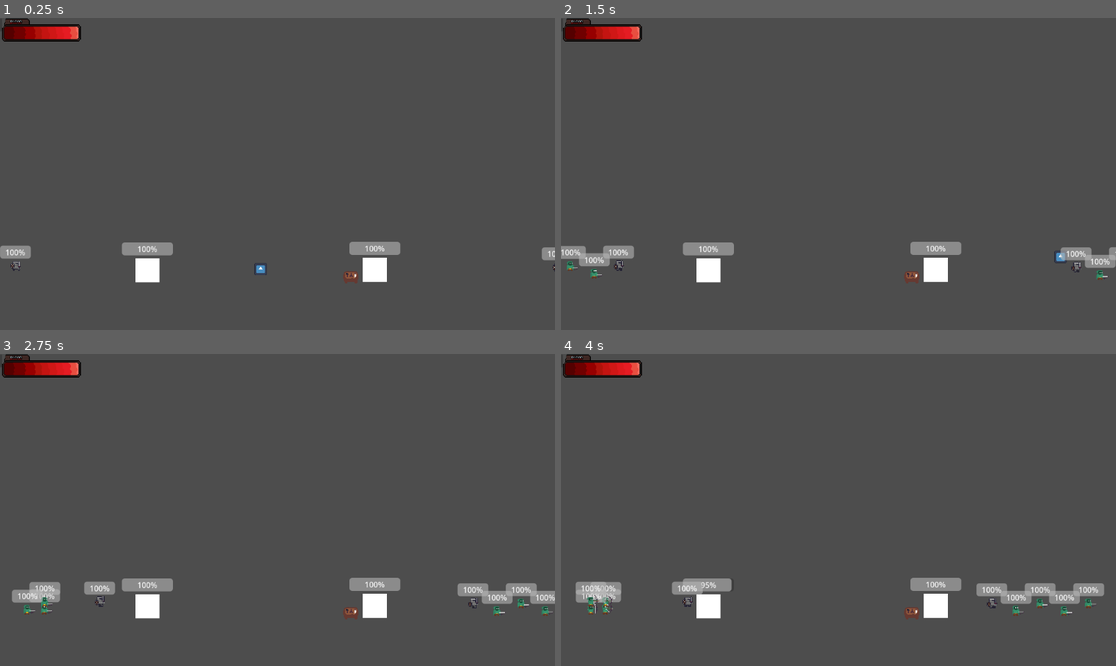
Above: before the commit, frames 1-4 (two rows, left to right).
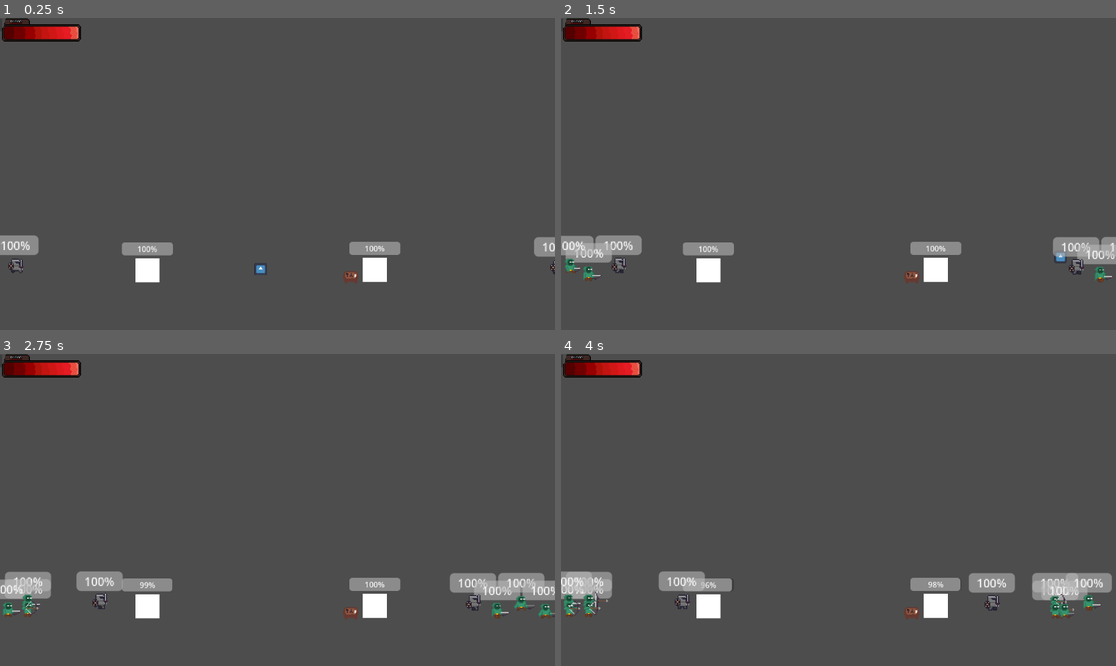
Above: after the commit, the same moments.

Repository: LeonardoSeijiNakayama/DACC_Station2-G1
Game: Godot game, scene res://UI/UI_TestScene.tscn
Two runs of this game, one before a commit and one after it. Both use one fixed random seed, a clock stepped at 60 frames per second and the inputs below. This scene is started directly instead of the project's main scene. The engine's default icon, where the game draws it, is replaced by a stand-in: a white triangle on a blue panel in a dark square.
Inputs:
- Up to frame 1 (0.25 s): no input
- Up to frame 2 (1.5 s): tap Enter (ui_accept) at 0.5 s; hold Shift (Dash) 0.53-1.28 s; hold D (Direita) from 0.53 s (still down); tap Space (Pulo) at 0.77 s; tap Shift (Dash) at 1.35 s
- Up to frame 3 (2.75 s): tap Space (Pulo) at 1.52 s; release D (Direita) at 2.03 s; hold A (Esquerda) from 2.03 s (still down); hold Shift (Dash) from 2.03 s (still down)
- Up to frame 4 (4 s): release A (Esquerda) at 2.78 s; release Shift (Dash) at 2.78 s; hold D (Direita) from 2.78 s (still down); tap Shift (Dash) at 2.85 s; tap Space (Pulo) at 3.02, 3.77 s; hold Shift (Dash) from 3.53 s (still down)

The runs differ from the first frame. In frame 1, 0.7% of the frame differs, in the area x 0-100%, y 69-83%; in frame 2, 2.1%; in frame 3, 3.3%; in frame 4, 3.8%, in the area x 0-100%, y 69-85%.

Commit message:
Adicionei configuração do z-index ao spawnar inimigos

Diff:
--- a/enemies/MeleeEnemy.tscn
+++ b/enemies/MeleeEnemy.tscn
@@ -117,6 +117,7 @@
 }]
 
 [node name="CharacterBody2D" type="CharacterBody2D" unique_id=1836912193]
+scale = Vector2(1.5, 1.5)
 collision_layer = 32
 
 [node name="Movement" type="Node" parent="." unique_id=21347586]
--- a/enemies/RangedEnemy.tscn
+++ b/enemies/RangedEnemy.tscn
@@ -10,56 +10,72 @@
 size = Vector2(16, 16)
 
 [sub_resource type="RectangleShape2D" id="RectangleShape2D_u1jnr"]
-size = Vector2(300, 16)
+size = Vector2(200, 16)
 
 [sub_resource type="RectangleShape2D" id="RectangleShape2D_luknf"]
-size = Vector2(180, 16)
+size = Vector2(140, 16)
 
 [sub_resource type="RectangleShape2D" id="RectangleShape2D_iq416"]
 
 [sub_resource type="AtlasTexture" id="AtlasTexture_bt172"]
 atlas = ExtResource("4_4flq2")
-region = Rect2(0, 0, 24, 24)
+region = Rect2(0, 0, 32, 32)
 
 [sub_resource type="AtlasTexture" id="AtlasTexture_gwl4f"]
 atlas = ExtResource("4_4flq2")
-region = Rect2(24, 0, 24, 24)
+region = Rect2(32, 0, 32, 32)
 
 [sub_resource type="AtlasTexture" id="AtlasTexture_sktjo"]
 atlas = ExtResource("4_4flq2")
-region = Rect2(48, 0, 24, 24)
+region = Rect2(64, 0, 32, 32)
 
 [sub_resource type="AtlasTexture" id="AtlasTexture_u1jnr"]
 atlas = ExtResource("4_4flq2")
-region = Rect2(72, 0, 24, 24)
+region = Rect2(96, 0, 32, 32)
 
 [sub_resource type="AtlasTexture" id="AtlasTexture_luknf"]
 atlas = ExtResource("4_4flq2")
-region = Rect2(96, 0, 24, 24)
+region = Rect2(128, 0, 32, 32)
 
 [sub_resource type="AtlasTexture" id="AtlasTexture_iq416"]
 atlas = ExtResource("4_4flq2")
-region = Rect2(120, 0, 24, 24)
+region = Rect2(160, 0, 32, 32)
 
 [sub_resource type="AtlasTexture" id="AtlasTexture_dowsg"]
 atlas = ExtResource("4_4flq2")
-region = Rect2(144, 0, 24, 24)
+region = Rect2(192, 0, 32, 32)
 
 [sub_resource type="AtlasTexture" id="AtlasTexture_dppev"]
 atlas = ExtResource("4_4flq2")
-region = Rect2(168, 0, 24, 24)
+region = Rect2(224, 0, 32, 32)
 
 [sub_resource type="AtlasTexture" id="AtlasTexture_1ysv7"]
 atlas = ExtResource("4_4flq2")
-region = Rect2(0, 24, 24, 24)
+region = Rect2(0, 64, 32, 32)
 
 [sub_resource type="AtlasTexture" id="AtlasTexture_vj27w"]
 atlas = ExtResource("4_4flq2")
-region = Rect2(24, 24, 24, 24)
+region = Rect2(32, 64, 32, 32)
 
 [sub_resource type="AtlasTexture" id="AtlasTexture_0neg6"]
 atlas = ExtResource("4_4flq2")
-region = Rect2(48, 24, 24, 24)
+region = Rect2(64, 64, 32, 32)
+
+[sub_resource type="AtlasTexture" id="AtlasTexture_23qt4"]
+atlas = ExtResource("4_4flq2")
+region = Rect2(0, 32, 32, 32)
+
+[sub_resource type="AtlasTexture" id="AtlasTexture_5iiys"]
+atlas = ExtResource("4_4flq2")
+region = Rect2(32, 32, 32, 32)
+
+[sub_resource type="AtlasTexture" id="AtlasTexture_v2i72"]
+atlas = ExtResource("4_4flq2")
+region = Rect2(64, 32, 32, 32)
+
+[sub_resource type="AtlasTexture" id="AtlasTexture_3e5e1"]
+atlas = ExtResource("4_4flq2")
+region = Rect2(96, 32, 32, 32)
 
 [sub_resource type="SpriteFrames" id="SpriteFrames_23qt4"]
 animations = [{
@@ -106,13 +122,26 @@
 "name": &"Idle",
 "speed": 5.0
 }, {
-"frames": [],
+"frames": [{
+"duration": 1.0,
+"texture": SubResource("AtlasTexture_23qt4")
+}, {
+"duration": 1.0,
+"texture": SubResource("AtlasTexture_5iiys")
+}, {
+"duration": 1.0,
+"texture": SubResource("AtlasTexture_v2i72")
+}, {
+"duration": 1.0,
+"texture": SubResource("AtlasTexture_3e5e1")
+}],
 "loop": true,
 "name": &"Walking",
 "speed": 5.0
 }]
 
 [node name="CharacterBody2D" type="CharacterBody2D" unique_id=1687621134]
+scale = Vector2(1.5, 1.5)
 collision_layer = 64
 
 [node name="Movement" type="Node" parent="." unique_id=1023601581]
@@ -125,6 +154,7 @@
 script = ExtResource("3_bt172")
 
 [node name="RangedAttackTimer" type="Timer" parent="Attack" unique_id=1331019579]
+wait_time = 1.5
 
 [node name="Animation" type="Node" parent="." unique_id=270349290]
 script = ExtResource("4_bt172")
@@ -139,15 +169,15 @@
 offset_bottom = -15.0
 
 [node name="AttackAreaRanged" type="Area2D" parent="." unique_id=1268566667]
-position = Vector2(160, 0)
+position = Vector2(110, 0)
 
 [node name="CollisionShape2D" type="CollisionShape2D" parent="AttackAreaRanged" unique_id=207146641]
 shape = SubResource("RectangleShape2D_u1jnr")
 
 [node name="RangedStopArea" type="Area2D" parent="." unique_id=1665384476]
+position = Vector2(80, 0)
 
 [node name="CollisionShape2D" type="CollisionShape2D" parent="RangedStopArea" unique_id=1049216399]
-position = Vector2(100, 0)
 shape = SubResource("RectangleShape2D_luknf")
 
 [node name="StopRaycast" type="RayCast2D" parent="." unique_id=837208364]
@@ -165,12 +195,10 @@
 shape = SubResource("RectangleShape2D_iq416")
 
 [node name="AnimatedSprite2D" type="AnimatedSprite2D" parent="." unique_id=153202407]
-position = Vector2(7, -4.9999995)
+position = Vector2(10, -10)
 scale = Vector2(1.25, 1.25)
 sprite_frames = SubResource("SpriteFrames_23qt4")
-animation = &"Attack"
-frame = 7
-frame_progress = 1.0
+animation = &"Idle"
 
 [connection signal="timeout" from="Attack/RangedAttackTimer" to="Attack" method="_on_ranged_attack_timer_timeout"]
 [connection signal="body_entered" from="AttackAreaRanged" to="Attack" method="_on_attack_area_ranged_body_entered"]
--- a/enemies/RangedEnemyMovement.gd
+++ b/enemies/RangedEnemyMovement.gd
@@ -5,6 +5,7 @@
 @onready var _enemy:CharacterBody2D = $".."
 @onready var _world:Node2D = _enemy.get_parent()
 @onready var _ranged_attack_area:Area2D = $"../AttackAreaRanged"
+@onready var _ranged_stop_area:Area2D = $"../RangedStopArea"
 @onready var _collision:CollisionShape2D = $"../CollisionShape2D"
 @onready var _stop_raycast:RayCast2D = $"../StopRaycast"
 
@@ -48,9 +49,11 @@
 
 	if direction:
 		if direction.x < 0:
-			_ranged_attack_area.position.x = -160.0
+			_ranged_attack_area.position.x = -110.0
+			_ranged_stop_area.position.x = -80.0
 		elif direction.x > 0:
-			_ranged_attack_area.position.x = 160.0
+			_ranged_attack_area.position.x = 111.0
+			_ranged_stop_area.position.x = 80.0
 
 
 func _on_ranged_stop_area_body_entered(body: Node2D) -> void:
--- a/enemies/SpawnEnemies.gd
+++ b/enemies/SpawnEnemies.gd
@@ -82,15 +82,17 @@
 		enemies.erase(enemy)
 	)
 
-	enemy.global_position = get_random_point_in_area()
+	get_random_point_in_area(enemy)
 
 
-func get_random_point_in_area()->Vector2:
+func get_random_point_in_area(enemy:CharacterBody2D)->void:
 	var shape_node:CollisionShape2D
 	if change_spawn_area:
+		enemy.get_node("AnimatedSprite2D").z_index = 2
 		shape_node = _collision_shape
 		change_spawn_area = false
 	else:
+		enemy.get_node("AnimatedSprite2D").z_index = 1
 		shape_node = _collision_shape2
 		change_spawn_area = true
 
@@ -98,4 +100,4 @@
 	var x = randf_range(rect.position.x, rect.position.x + rect.size.x)
 	var y = randf_range(rect.position.y, rect.position.y + rect.size.y)
 
-	return shape_node.to_global(Vector2(x, y))
+	enemy.global_position = shape_node.to_global(Vector2(x, y))
--- a/enemies/enemy_test_world.tscn
+++ b/enemies/enemy_test_world.tscn
@@ -1,20 +1,13 @@
 [gd_scene format=3 uid="uid://5hxuopluy7vf"]
 
-[ext_resource type="PackedScene" path="res://enemies/ground.tscn" id="1_vergw"]
+[ext_resource type="PackedScene" uid="uid://c0ueb5s4je6ru" path="res://enemies/ground.tscn" id="1_vergw"]
 [ext_resource type="PackedScene" uid="uid://gjqqg7du5gjf" path="res://enemies/base_test.tscn" id="3_cw4r5"]
-[ext_resource type="PackedScene" uid="uid://o0qiygv22si4" path="res://enemies/spawn_area.tscn" id="3_ovyau"]
+[ext_resource type="PackedScene" uid="uid://cfugqcso1fu31" path="res://enemies/spawn_area.tscn" id="3_ovyau"]
 
 [node name="EnemyTestWorld" type="Node2D" unique_id=1633374563]
 
 [node name="StaticBody2D" parent="." unique_id=558945616 instance=ExtResource("1_vergw")]
-position = Vector2(574, 623)
-
-[node name="Camera2D" type="Camera2D" parent="." unique_id=1803196305]
-zoom = Vector2(1.25, 1.25)
-limit_left = 112
-limit_top = 118
-limit_right = 1264
-limit_bottom = 766
+position = Vector2(591, 636)
 
 [node name="Base1" parent="." unique_id=1106712333 instance=ExtResource("3_cw4r5")]
 position = Vector2(405, 582)
@@ -23,5 +16,12 @@
 position = Vector2(745, 584)
 
 [node name="SpawnArea2" parent="." unique_id=612631048 instance=ExtResource("3_ovyau")]
-position = Vector2(-70, 609)
+position = Vector2(-65, 610)
 quantity = 3
+
+[node name="Camera2D" type="Camera2D" parent="." unique_id=1711339317]
+zoom = Vector2(1.25, 1.25)
+limit_left = 114
+limit_top = 144
+limit_right = 1266
+limit_bottom = 792
--- a/enemies/ground.tscn
+++ b/enemies/ground.tscn
@@ -1,7 +1,7 @@
-[gd_scene format=3 uid="uid://cis4ucyi6nlme"]
+[gd_scene format=3 uid="uid://c0ueb5s4je6ru"]
 
 [sub_resource type="BoxMesh" id="BoxMesh_u4by8"]
-size = Vector3(750, 30, 1)
+size = Vector3(750, 60, 1)
 
 [node name="Node2D" type="Node2D" unique_id=1482812336]
 
Not shown: 1 places in enemies/RangedEnemy.tscn that only renumber resources
Binary file changed: enemies/images/ArcherSpriteSheet.png
